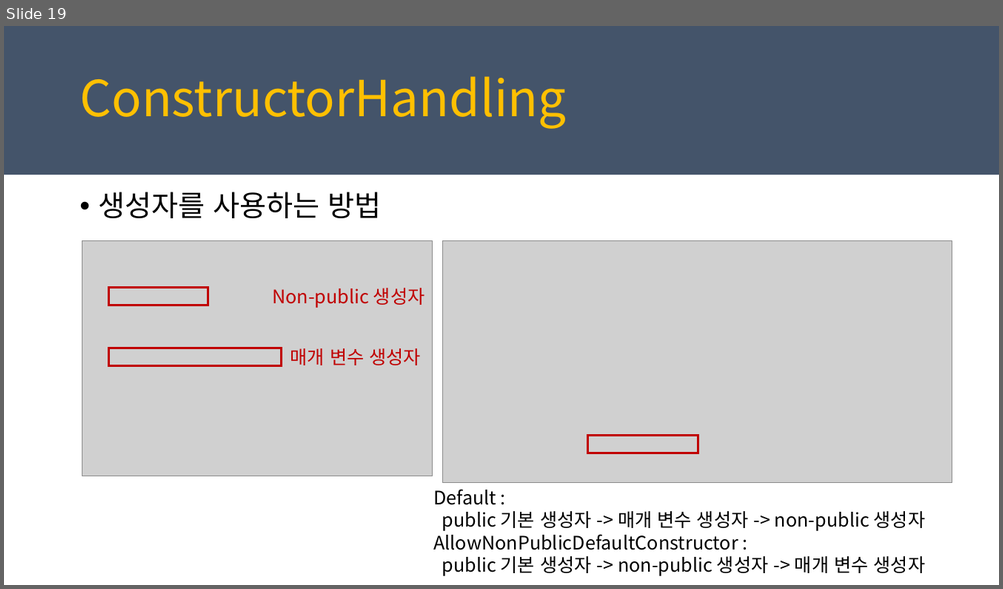
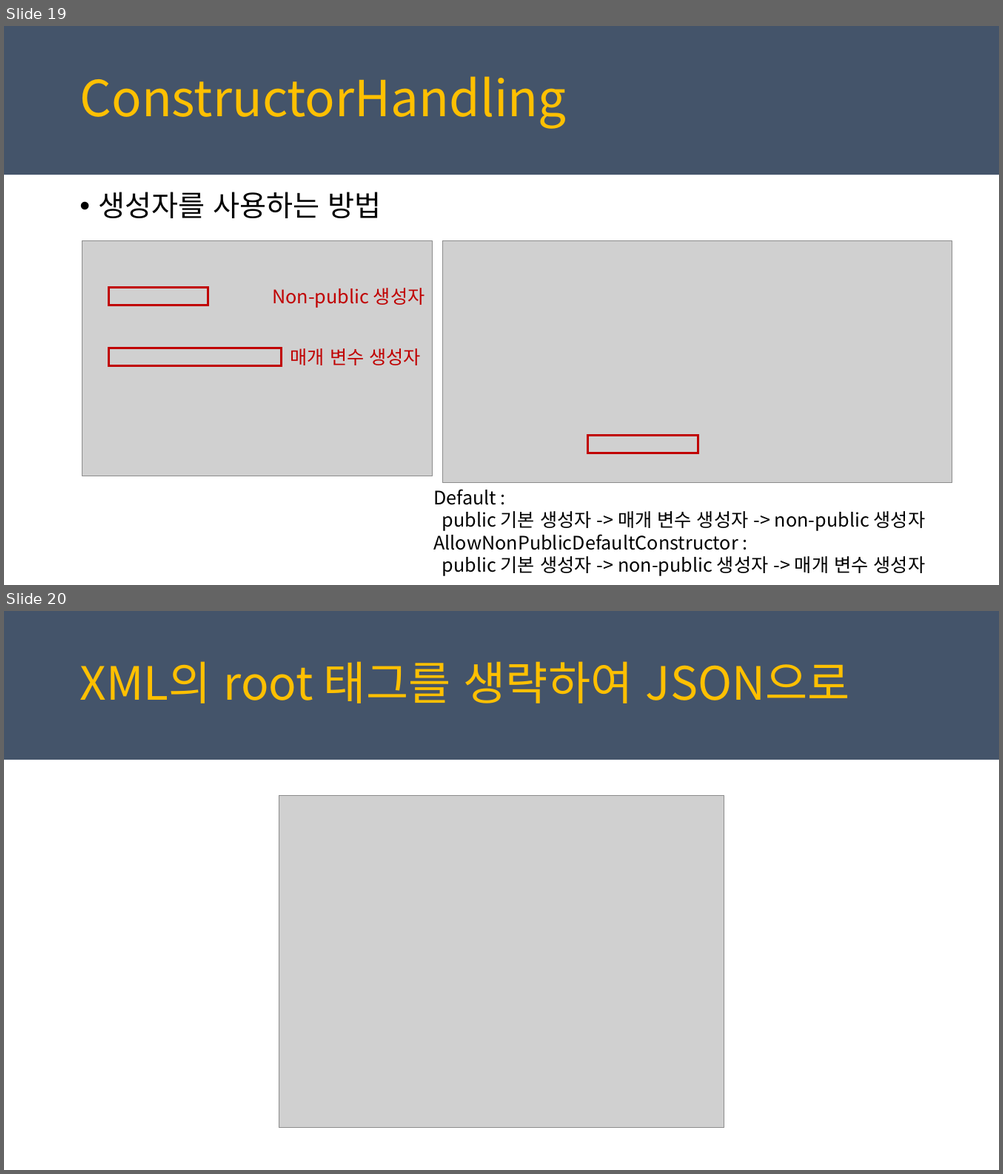
Before and after one commit to juniair/Summary-PPT, a slide deck: Json.NET_(수정자_유정).pptx. Shown one above the other, each under a label of ours: slide 19 before the commit, slides 19 and 20 after it. The pictures are 1003x589 and 1003x1174 pixels, drawn with LibreOffice and Linux fonts; fonts in the diff are those of the drawing; grey boxes stand for pictures. Boxes give left, top, right and bottom in pixels: in the first picture for what was removed or moved away, otherwise in the second. Text is boxed around its words. In the diff, an @@ line names an element or a change of style, - is before the commit and + after.

```diff
--- a/Json.NET_(수정자_유정).pptx
+++ b/Json.NET_(수정자_유정).pptx
@@ slide 20 added at [4,611,999,1170], background #FFFFFF; not listed: 1 template element that a slide beside it also shows @@
@@ text added at [79,661,850,703], 44.4 pt, text #FFC000 @@
+XML의 root 태그를 생략하여 JSON으로
@@ picture added at [279,795,724,1128] @@
```
Also in this commit, not shown: 2 other slides added, 2 other files.
